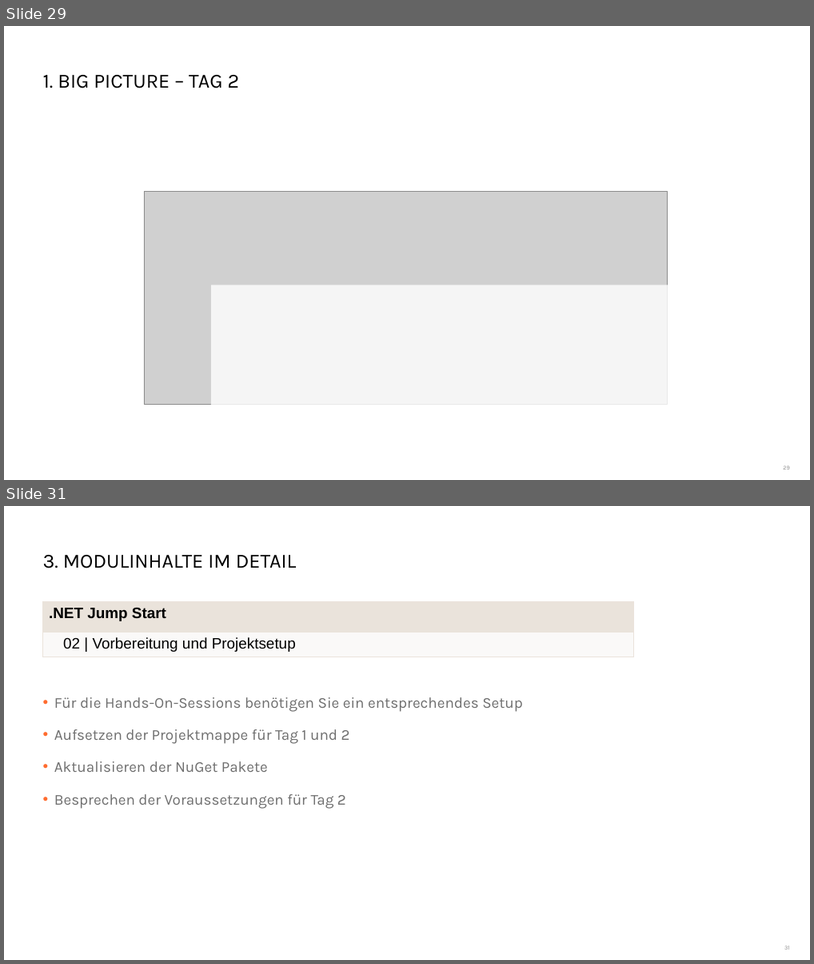
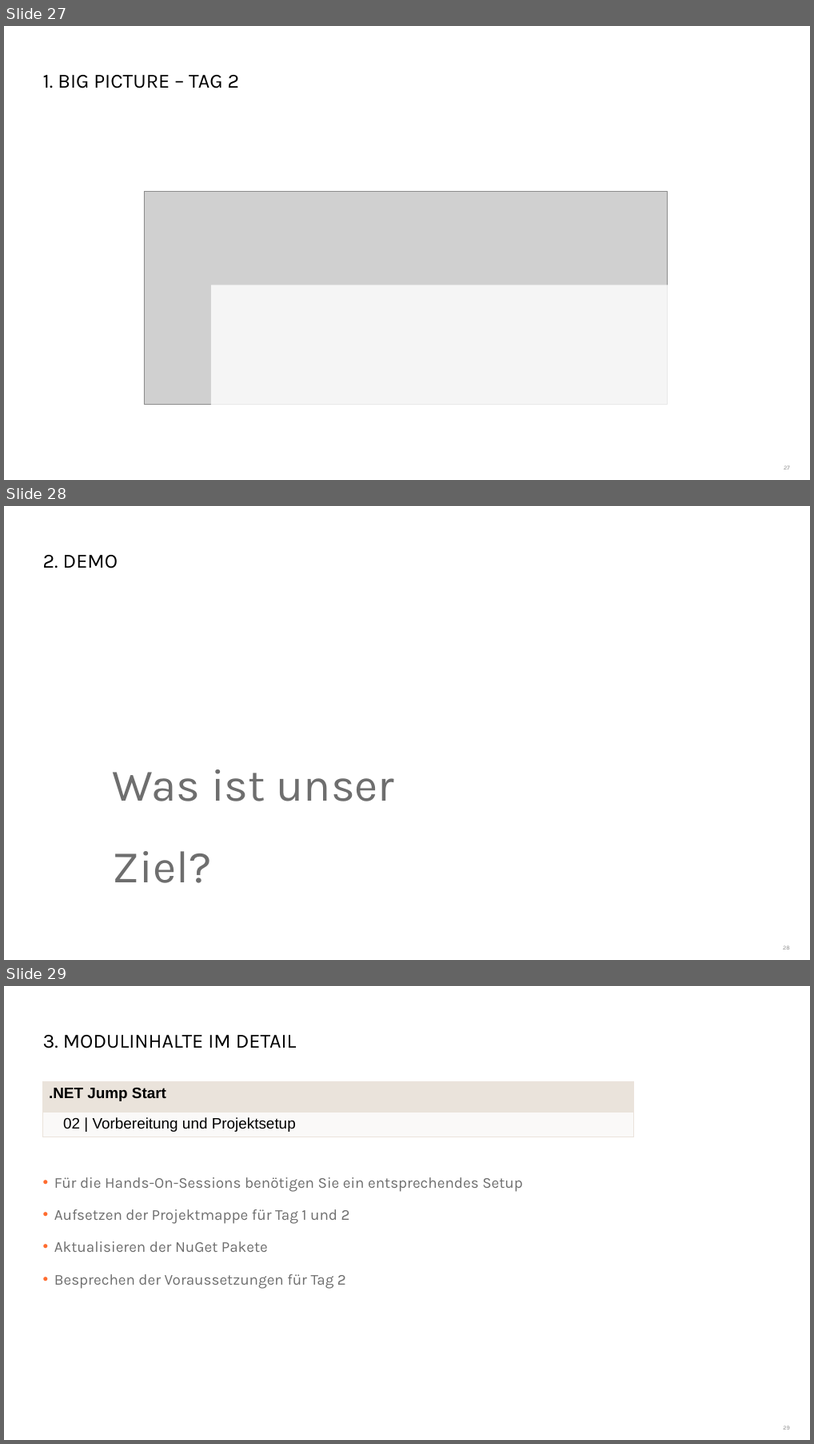
Before and after one commit to danielbeckmann/DotNETJumpStart, a slide deck: 01. Überblick/Überblick Workshop.pptx. Shown one above the other, each under a label of ours: slides 29 and 31 before the commit, slides 27, 28 and 29 after it; the slides between them are not shown. The pictures are 814x964 and 814x1444 pixels, drawn with LibreOffice and Linux fonts; fonts in the diff are those of the drawing; grey boxes stand for pictures; background and template pictures are left out. Boxes give left, top, right and bottom in pixels: in the first picture for what was removed or moved away, otherwise in the second. Text is boxed around its words. In the diff, an @@ line names an element or a change of style, - is before the commit and + after.

```diff
--- a/01. Überblick/Überblick Workshop.pptx
+++ b/01. Überblick/Überblick Workshop.pptx
@@ slide 28 added at (x1=4, y1=506, x2=810, y2=960), background #FFFFFF @@
@@ title added at (x1=43, y1=555, x2=118, y2=568), 24 pt, text #000000 @@
+2. DEMO
@@ text added at (x1=113, y1=769, x2=395, y2=883), 54 pt, text #6E6E6E @@
+Was ist unser Ziel?
@@ page number added at (x1=783, y1=945, x2=790, y2=949), 7 pt, text #8C8C8C @@
+28
@@ what was slide 29 is now slide 27 @@
@@ what was slide 31 is now slide 29 @@
@@ page number at (x1=783, y1=1425, x2=790, y2=1429): text changed @@
-31
+29
```
Also in this commit, not shown: 5 slides changed, 3 slides removed.
